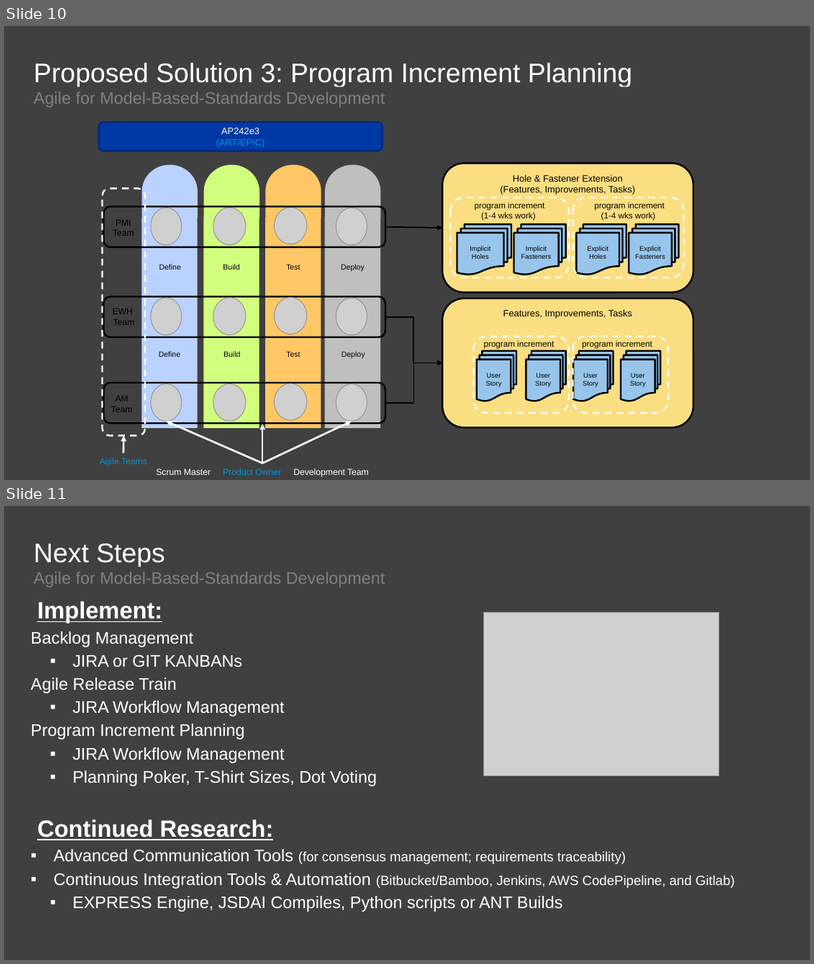
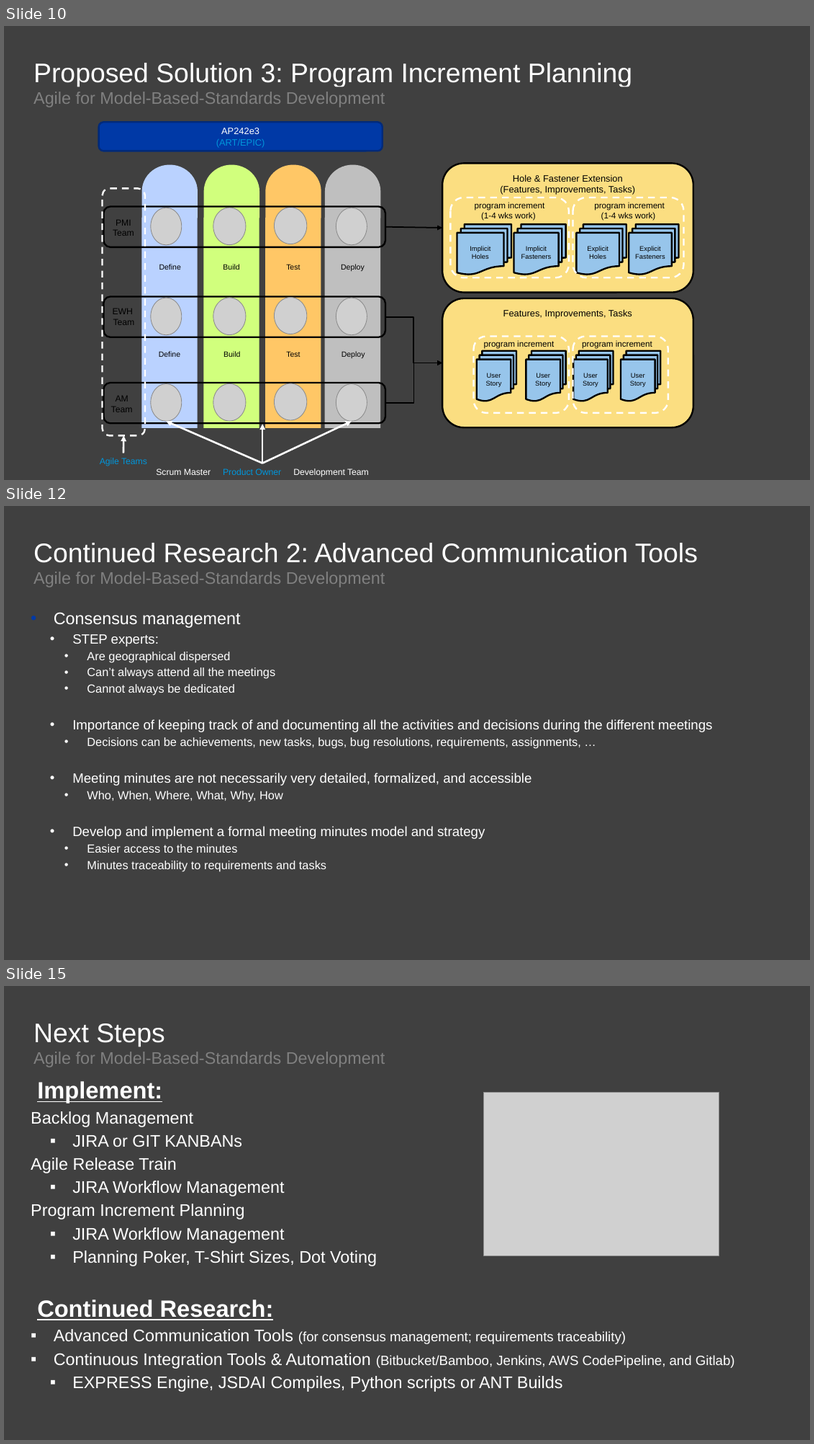
Before and after one commit to agile4mbsd/papers, a slide deck: 01 - Agile for Model-Based Standards Development/D - Presentations/PDES.Presentation.pptx. Shown one above the other, each under a label of ours: slides 10 and 11 before the commit, slides 10, 12 and 15 after it; the slides between them are not shown. The pictures are 814x964 and 814x1444 pixels, drawn with LibreOffice and Linux fonts; fonts in the diff are those of the drawing; grey boxes stand for pictures; background and template pictures are left out. Boxes give left, top, right and bottom in pixels: in the first picture for what was removed or moved away, otherwise in the second. Text is boxed around its words. In the diff, an @@ line names an element or a change of style, - is before the commit and + after.

```diff
--- a/01 - Agile for Model-Based Standards Development/D - Presentations/PDES.Presentation.pptx
+++ b/01 - Agile for Model-Based Standards Development/D - Presentations/PDES.Presentation.pptx
@@ slide 12 added at bbox=[4, 506, 810, 960], background #404040 @@
@@ title added at bbox=[34, 543, 698, 563], 32 pt, text #FFFFFF @@
+Continued Research 2: Advanced Communication Tools
@@ text added at bbox=[34, 572, 386, 587], 20 pt, text #808080 @@
+Agile for Model-Based-Standards Development
@@ text added at bbox=[54, 612, 713, 871], 14 pt, text #FFFFFF @@
+• Consensus management
+  • STEP experts:
+    • Are geographical dispersed
+    • Can’t always attend all the meetings
+    • Cannot always be dedicated
+  • Importance of keeping track of and documenting all the activities and decisions during the different meetings
+    • Decisions can be achievements, new tasks, bugs, bug resolutions, requirements, assignments, …
+  • Meeting minutes are not necessarily very detailed, formalized, and accessible
+    • Who, When, Where, What, Why, How
+  • Develop and implement a formal meeting minutes model and strategy
+    • Easier access to the minutes
+    • Minutes traceability to requirements and tasks
@@ what was slide 11 is now slide 15 @@
```
Also in this commit, not shown: 3 other slides added.
